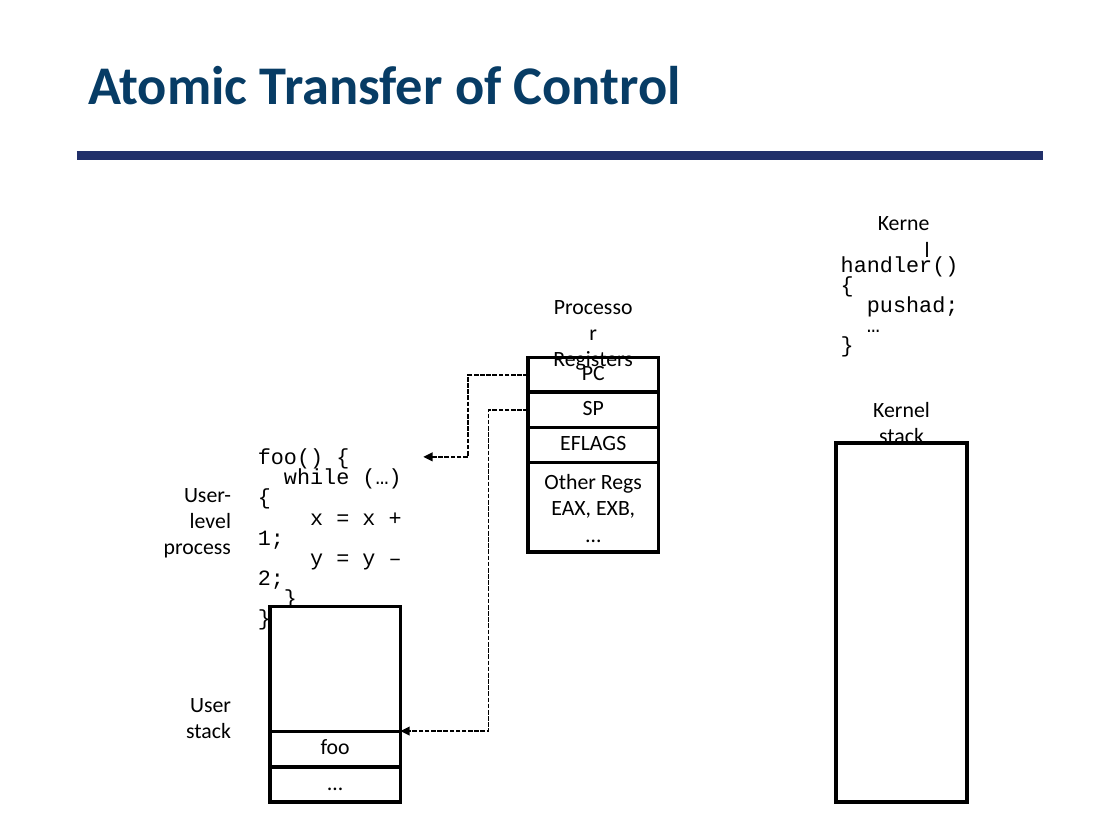
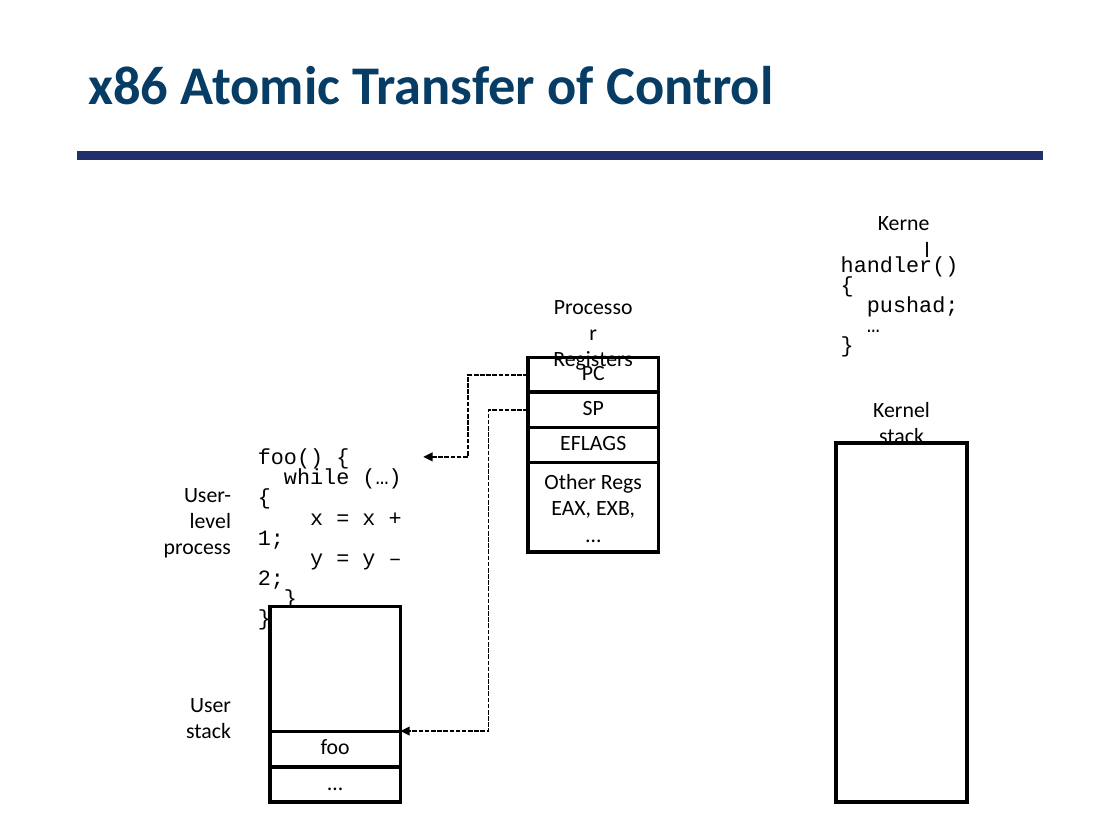
Before and after one commit to smajidzahedi/ECE350, a slide deck: slide 58 of 02-concepts.pptx (slide 59 before the commit). Drawn at 1120x840 pixels with LibreOffice and Linux fonts; fonts in the diff are those of the drawing. Boxes give left, top, right and bottom in pixels: in the first picture for what was removed or moved away, otherwise in the second. Text is boxed around its words. In the diff, an @@ line names an element or a change of style, - is before the commit and + after.

```diff
--- a/02-concepts.pptx
+++ b/02-concepts.pptx
@@ title at box(88, 65, 773, 105): text changed @@
-Atomic Transfer of Control
+x86 Atomic Transfer of Control
```
Also in this commit, not shown: 11 other slides changed, 1 slide added, 1 slide removed, 21 other files.
